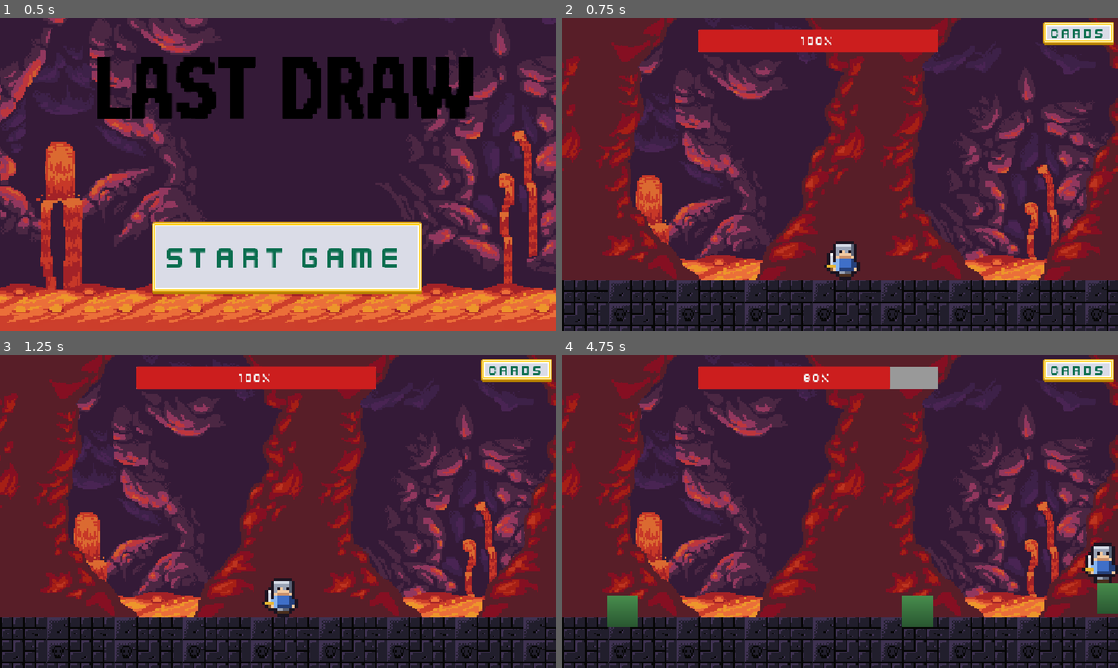
Above: before the commit, frames 1-4 (two rows, left to right).
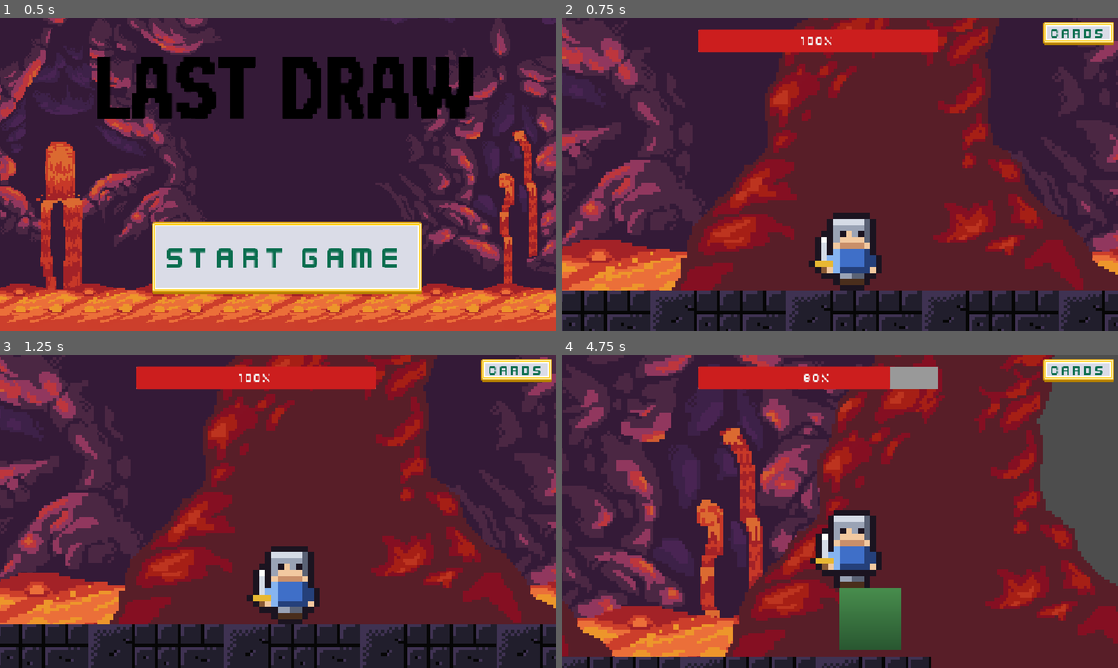
Above: after the commit, the same moments.

Repository: BillNyeFan123-creator/rebound
Game: Godot game, scene res://start_screen.tscn
The game is run twice, just before and just after one commit, with the same random seed, the same clock (stepped at 60 frames per second) and the same inputs.
Inputs (mouse positions are in pixels of both pictures, inside the frame that each line leads up to):
- Up to frame 1 (0.5 s): no input
- Up to frame 2 (0.75 s): click "Start Game" at 0.5 s
- Up to frame 3 (1.25 s): no input
- Up to frame 4 (4.75 s): move the mouse to (962, 495) at 1.27 s; hold D (move_right) 1.28-2.78 s; tap X (attack) at 1.35, 2.85, 4.35 s; tap W (jump) at 1.52, 2.27, 3.77, 4.52 s; move the mouse to (728, 527) at 2.02 s; tap Shift (dash) at 2.1, 3.6 s; move the mouse to (895, 442) at 2.77 s; hold A (move_left) 2.78-3.53 s; move the mouse to (812, 574) at 3.52 s; hold D (move_right) from 3.53 s (still down); move the mouse to (1006, 558) at 4.27 s

Frame 1 is identical in both runs. In frame 2, 59% of the frame differs, in the area x 0-100%, y 0-100%; in frame 3, 59%; in frame 4, 74%.

Commit message:
Camera zoom 2x

Diff:
--- a/scripts/arena/GameCamera.gd
+++ b/scripts/arena/GameCamera.gd
@@ -7,13 +7,14 @@
 
 func _ready() -> void:
 	add_to_group("camera")
+	zoom = Vector2(2.0, 2.0)
 	position_smoothing_enabled = true
 	position_smoothing_speed = 6.0
 	# Never show outside the arena.
 	limit_left = 0
 	limit_top = 0
-	limit_right = 1152
-	limit_bottom = 648
+	limit_right = 2304
+	limit_bottom = 1296
 
 
 func shake(amount: float) -> void:
